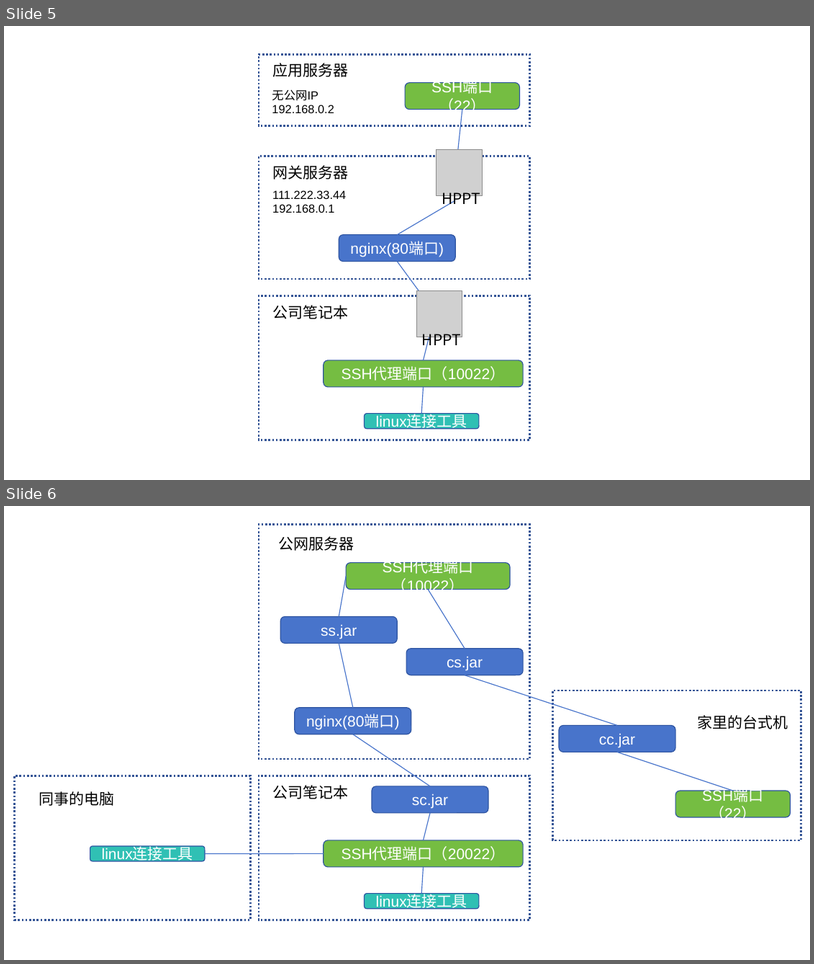
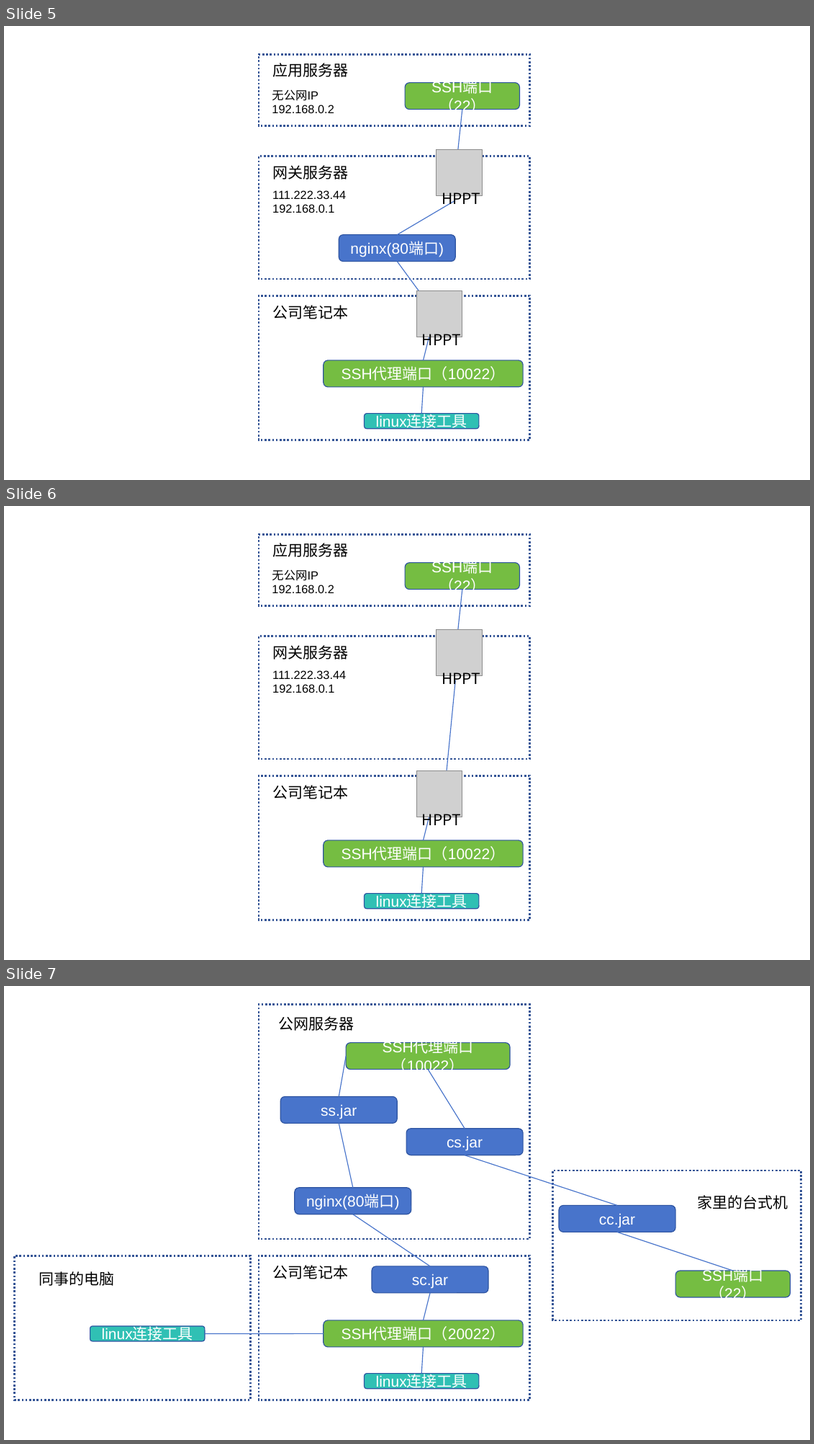
Before and after one commit to codingmiao/hppt, a slide deck: _doc/readme.pptx. Shown one above the other, each under a label of ours: slides 5 and 6 before the commit, slides 5, 6 and 7 after it. The pictures are 814x964 and 814x1444 pixels, drawn with LibreOffice and Linux fonts; fonts in the diff are those of the drawing; grey boxes stand for pictures. Boxes give left, top, right and bottom in pixels: in the first picture for what was removed or moved away, otherwise in the second. Text is boxed around its words. In the diff, an @@ line names an element or a change of style, - is before the commit and + after.

```diff
--- a/_doc/readme.pptx
+++ b/_doc/readme.pptx
@@ slide 6 added at <box>4,506,810,960</box>, background #FFFFFF @@
@@ rectangle added at <box>259,534,530,606</box>, fill #FFFFFF, outline #355696 2.25 pt dashed @@
@@ text added at <box>273,543,348,557</box>, 18 pt, text #000000 @@
+应用服务器
@@ text added at <box>272,569,334,593</box>, 14 pt, text #000000 @@
+无公网IP
+192.168.0.2
@@ rounded rectangle added at <box>405,563,520,590</box>, fill #75BD42, outline #2E54A1 1 pt, 18 pt, text #FFFFFF @@
+SSH端口（22）
@@ line added from (463, 590) to (456, 654), #4874CB 1 pt @@
@@ picture added at <box>437,629,483,675</box> @@
@@ rectangle added at <box>259,636,530,759</box>, fill #FFFFFF, outline #355696 2.25 pt dashed @@
@@ text added at <box>273,645,348,659</box>, 18 pt, text #000000 @@
+网关服务器
@@ text added at <box>273,670,346,692</box>, 14 pt, text #000000 @@
+111.222.33.44
+192.168.0.1
@@ text added at <box>442,672,481,687</box>, 18 pt, text #000000 @@
+HPPT
@@ line added from (446, 777) to (456, 680), #4874CB 1 pt @@
@@ rectangle added at <box>259,776,530,920</box>, fill #FFFFFF, outline #355696 2.25 pt dashed @@
@@ text added at <box>273,785,348,799</box>, 18 pt, text #000000 @@
+公司笔记本
@@ picture added at <box>417,770,463,816</box> @@
@@ text added at <box>422,813,461,829</box>, 18 pt, text #000000 @@
+HPPT
@@ line added from (430, 813) to (423, 840), #4874CB 1 pt @@
@@ rounded rectangle added at <box>324,840,523,867</box>, fill #75BD42, outline #2E54A1 1 pt, 18 pt, text #FFFFFF @@
+SSH代理端口（10022）
@@ line added from (422, 893) to (423, 867), #4874CB 1 pt @@
@@ rounded rectangle added at <box>365,893,479,908</box>, fill #30C0B4, outline #2E54A1 1 pt, 18 pt, text #FFFFFF @@
+linux连接工具
@@ what was slide 6 is now slide 7 @@
```
Also in this commit, not shown: 6 other files.
